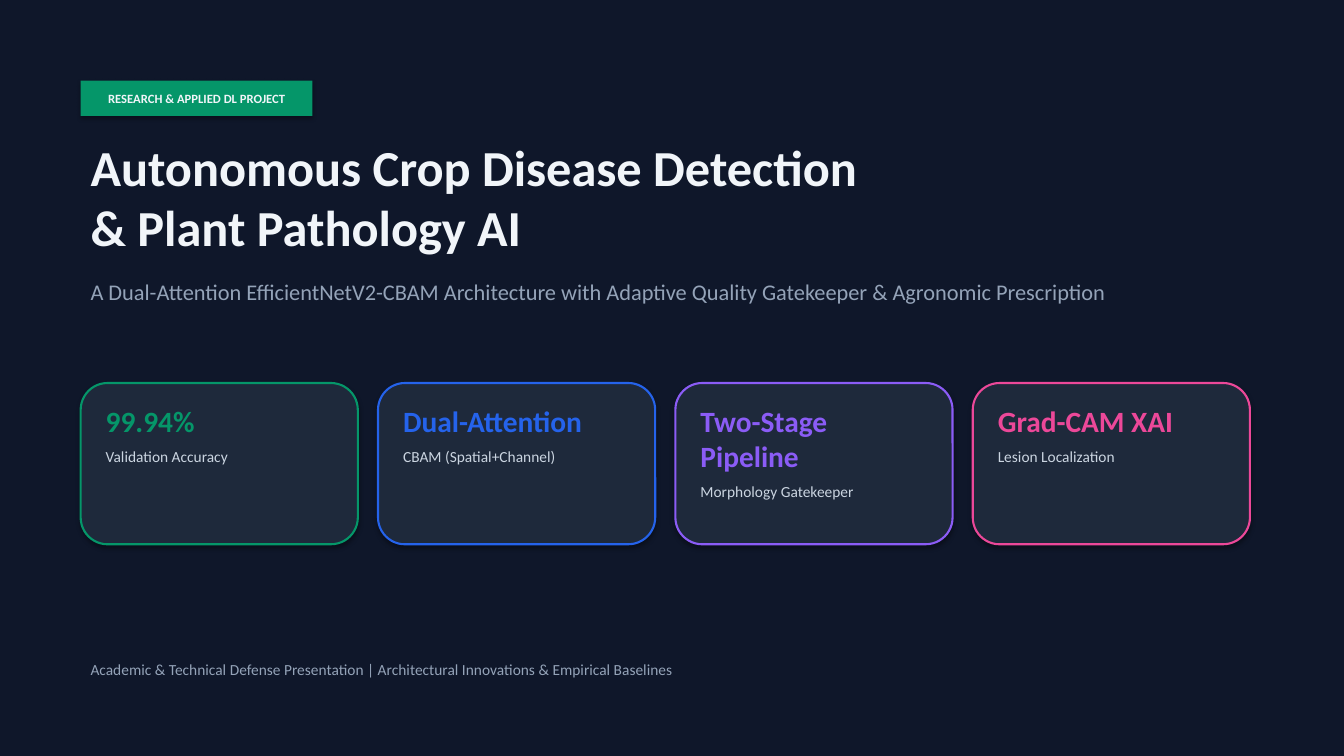
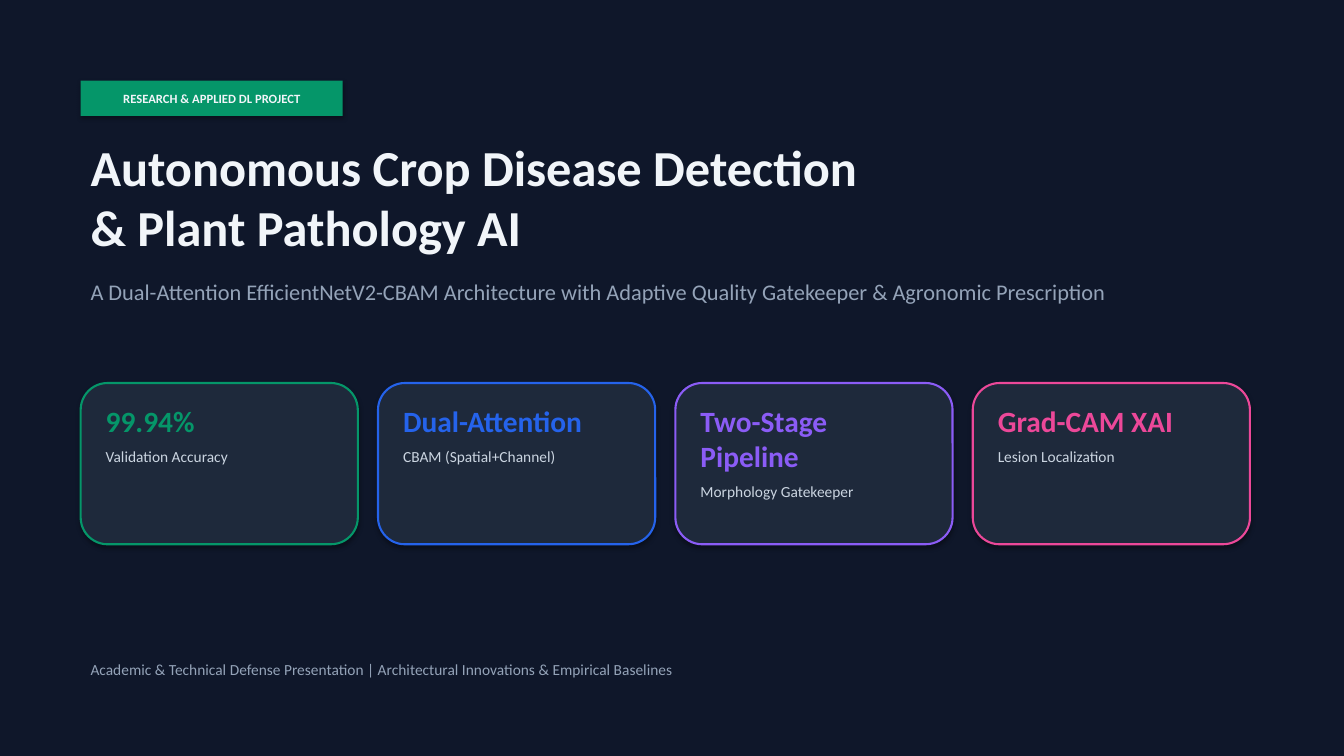
Before and after one commit to mokshit007/DL-crop-disease-detections, a slide deck: slide 1 of CropSense_AI_Official_Presentation.pptx. Drawn at 1344x756 pixels with LibreOffice and Linux fonts; fonts in the diff are those of the drawing. Boxes give left, top, right and bottom in pixels: in the first picture for what was removed or moved away, otherwise in the second. Text is boxed around its words. In the diff, an @@ line names an element or a change of style, - is before the commit and + after.

```diff
--- a/CropSense_AI_Official_Presentation.pptx
+++ b/CropSense_AI_Official_Presentation.pptx
@@ rectangle "RESEARCH & APPLIED DL PROJECT": place and size @@
-rectangle "RESEARCH & APPLIED DL PROJECT" at box(81, 81, 313, 116)
+rectangle "RESEARCH & APPLIED DL PROJECT" at box(81, 81, 343, 116)
```
Also in this commit, not shown: 3 other slides changed, 1 slide added, 1 slide removed, 1 other file.
